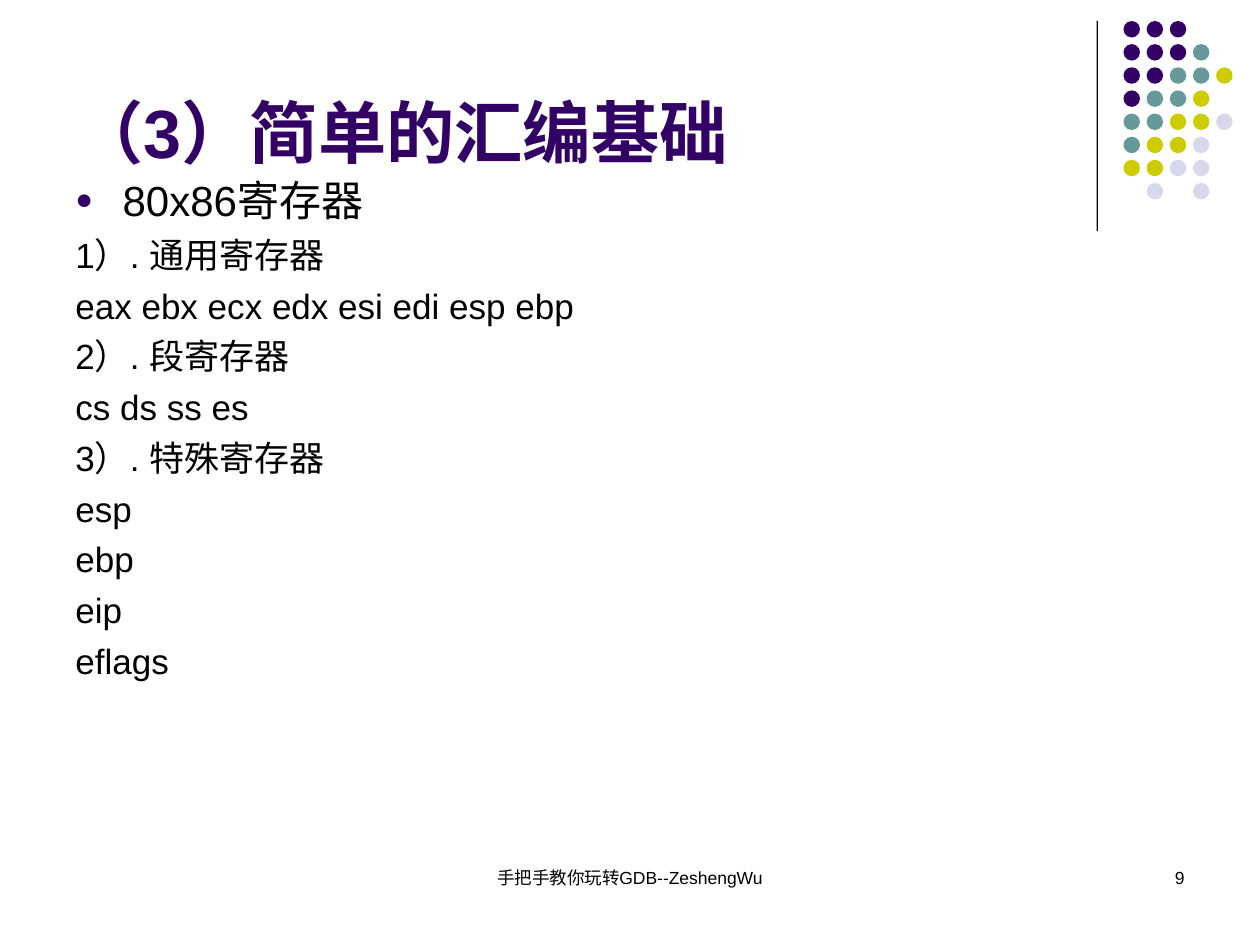
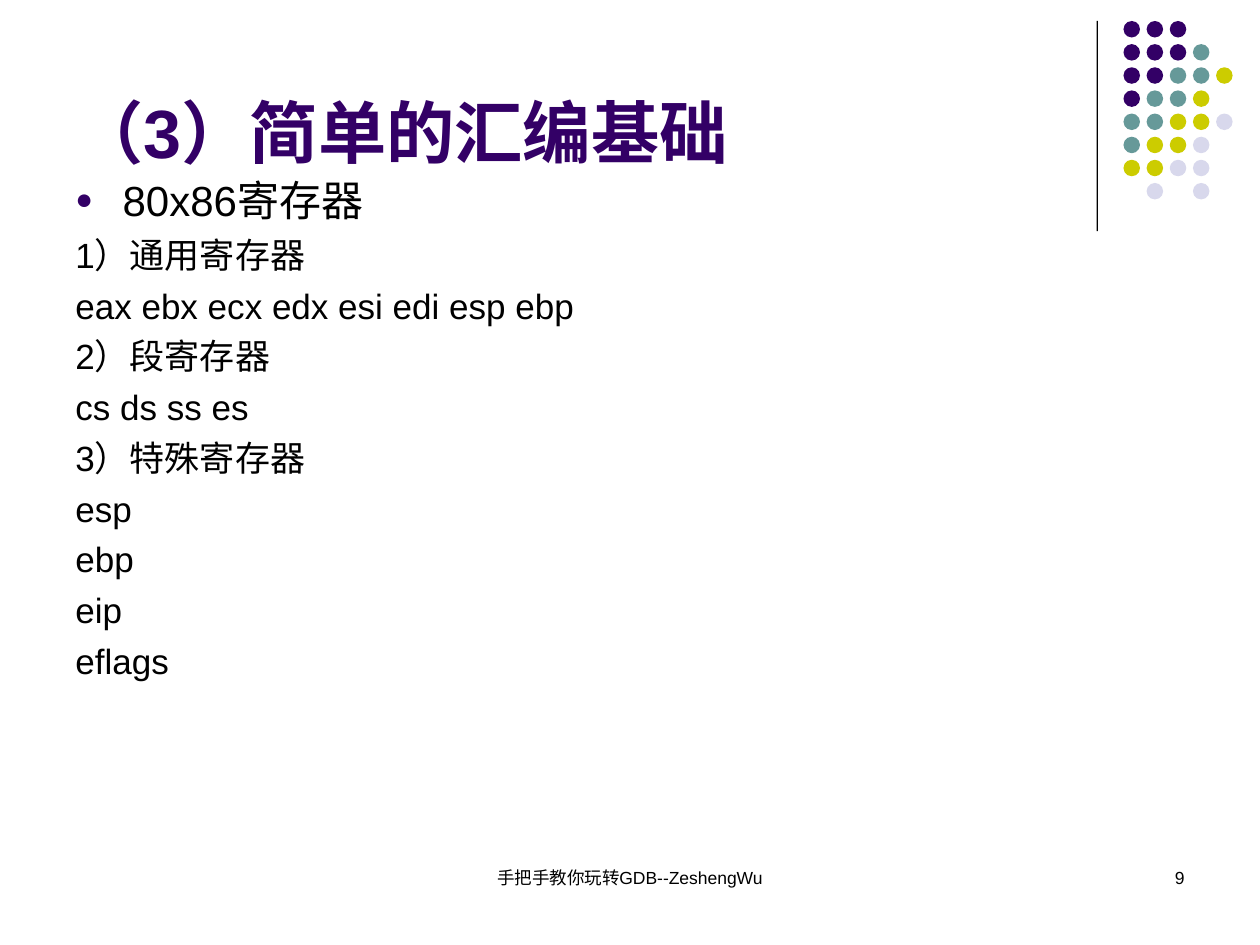
Before and after one commit to KublaikhanGeek/reactor, a slide deck: slide 9 of docs/手把手教你玩转GDB/手把手教你玩转GDB.ppt. Drawn at 1260x945 pixels with LibreOffice and Linux fonts; fonts in the diff are those of the drawing. Boxes give left, top, right and bottom in pixels: in the first picture for what was removed or moved away, otherwise in the second. Text is boxed around its words. In the diff, an @@ line names an element or a change of style, - is before the commit and + after.

```diff
--- a/docs/手把手教你玩转GDB/手把手教你玩转GDB.ppt
+++ b/docs/手把手教你玩转GDB/手把手教你玩转GDB.ppt
@@ text at <box>75,240,305,272</box>: text changed @@
-1）. 通用寄存器
+1）通用寄存器
@@ text at <box>75,341,270,373</box>: text changed @@
-2）. 段寄存器
+2）段寄存器
@@ text at <box>75,443,305,475</box>: text changed @@
-3）. 特殊寄存器
+3）特殊寄存器
```
Also in this commit, not shown: 21 other slides changed, 1 slide added, 1 slide removed, 1 other file.
